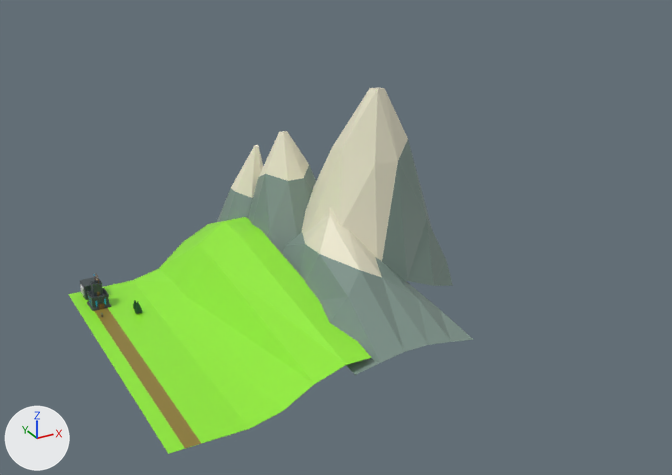
What one commit did to the Blender file Assets/Models/LD46_models.blend.
The view is the same before and after, from a 50 mm lens placed at (-71.0, -314.0, 163.0), pointed at (97.0, -6.0, 9.0). Lighting does not change. The marker at lower left points along +X, +Y and +Z.

Script lines for the objects in view, before the commit:
```python
me_cube = bpy.data.meshes.new('Cube')
me_cube.from_pydata(...)  # 772 vertices, 740 faces; spans x -3.46..3.74, y -3.7..3.65, z -4.13..8.04
me_cube.materials.append(mat_material)  # picture img_ld_8x8_palette_png_001
me_cube_001 = bpy.data.meshes.new('Cube.001')
me_cube_001.from_pydata(...)  # 88 vertices, 86 faces; spans x -24.6..42.4, y -72.8..40.4, z -5.2..19.9
me_cube_001.materials.append(mat_material)  # picture img_ld_8x8_palette_png_001
me_cube_008 = bpy.data.meshes.new('Cube.008')
me_cube_008.from_pydata(...)  # 144 vertices, 200 faces; spans x -27.6..46.5, y -78.2..44.4, z -20.1..57.2
me_cube_008.materials.append(mat_material)  # picture img_ld_8x8_palette_png_001
ob_castle = bpy.data.objects.new('Castle', me_cube)
ob_castle.location = (-0.1, -0.1, 3.6)
ob_ground = bpy.data.objects.new('Ground', me_cube_001)
ob_ground.location = (16.7, -26.2, 4.8)
ob_mountains = bpy.data.objects.new('Mountains', me_cube_008)
ob_mountains.location = (76.6, -22.4, 24.0)
```
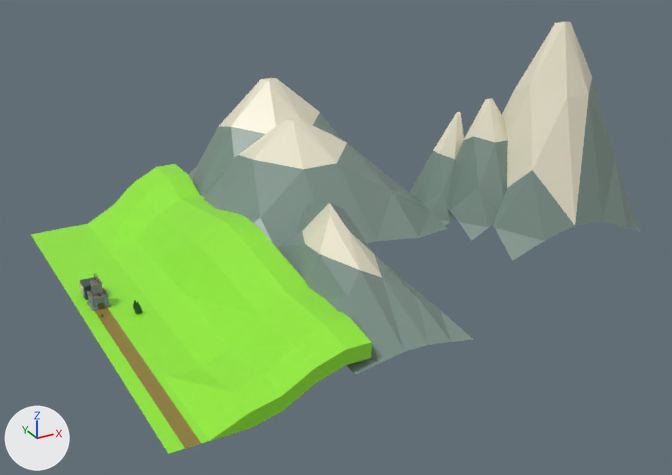
What differs and where, as boxes [x1, y1, x2, y2] in the pictures (672 x 475 px; the box of a moved part takes in the faces that stretch with it):
```json
{"object": "Mountains", "change": "reshaped", "before": [217, 88, 474, 375], "after": [189, 21, 641, 375], "on screen": "76% wider, 23% taller"}
{"object": "Ground", "change": "reshaped", "before": [68, 217, 371, 454], "after": [31, 164, 372, 454], "on screen": "12% wider, 22% taller"}
{"part": 1, "of": "me_cube", "change": "surface changed", "before": [87, 279, 111, 311], "after": [87, 279, 111, 311]}
{"part": 2, "of": "me_cube_001", "change": "built on", "before": [68, 221, 223, 314], "after": [31, 164, 245, 314]}
{"part": 3, "of": "me_cube_001", "change": "built on", "before": [208, 229, 371, 441], "after": [208, 229, 372, 441]}
{"part": 4, "of": "me_cube_008", "change": "moved or reshaped", "before": [248, 131, 316, 254], "after": [447, 98, 508, 240]}
{"part": 5, "of": "me_cube_008", "change": "moved or reshaped", "before": [217, 145, 263, 222], "after": [410, 112, 464, 225]}
{"part": 6, "of": "me_cube_008", "change": "moved or reshaped", "before": [302, 88, 453, 286], "after": [493, 21, 641, 261]}
{"part": 7, "of": "me_cube_008", "change": "added", "after": [199, 118, 447, 249]}
{"part": 8, "of": "me_cube_008", "change": "added", "after": [189, 78, 342, 192]}
```

Scene script edits in JSON lines:
```json
{"block": "me_cube", "where": "# used by ob_castle; location = (-0.1, -0.1, 3.6)"}
{"op": "remove", "block": "me_cube", "code": "me_cube.from_pydata(...)  # 772 vertices, 740 faces; spans x -3.46..3.74, y -3.7..3.65, z -4.13..8.04"}
{"op": "add", "block": "me_cube", "code": "me_cube.from_pydata(...)  # 844 vertices, 808 faces; spans x -3.46..3.74, y -3.7..3.65, z -4.13..8.04"}
{"block": "me_cube", "change": "me_cube part 1: 640 kept faces spanning x -3.46..3.74, y -3.55..3.65, z -4.07..5.42 get new texture (UV) coordinates"}
{"block": "me_cube_001", "where": "# used by ob_ground; location = (16.7, -26.2, 4.8)"}
{"op": "remove", "block": "me_cube_001", "code": "me_cube_001.from_pydata(...)  # 88 vertices, 86 faces; spans x -24.6..42.4, y -72.8..40.4, z -5.2..19.9"}
{"op": "add", "block": "me_cube_001", "code": "me_cube_001.from_pydata(...)  # 198 vertices, 196 faces; spans x -24.6..43.1, y -72.8..106.1, z -5.2..19.9"}
{"block": "me_cube_001", "change": "me_cube_001 part 2: 18 vertices moved from x -22.1..33.3, y 40.4, z -5.2..12.2 to x -22.1..33.3, y 48.3, z -5.2..16.0; 4 vertices removed from x -24.6..42.4, y 40.4, z -5.2..12.2; 70 vertices added at x -24.6..43.1, y 48.3..106.1, z -5.2..16.5"}
{"block": "me_cube_001", "change": "me_cube_001 part 3: 5 vertices moved from x 0.6..42.4, y -72.8, z -5.2..7.1 to x 0.6..42.4, y -72.8, z 0.2..12.5; 44 vertices added at x -24.6..42.4, y -59.7..-32.4, z -5.2..14.6"}
{"block": "me_cube_008", "where": "# used by ob_mountains; location = (76.6, -22.4, 24.0)"}
{"op": "remove", "block": "me_cube_008", "code": "me_cube_008.from_pydata(...)  # 144 vertices, 200 faces; spans x -27.6..46.5, y -78.2..44.4, z -20.1..57.2"}
{"op": "add", "block": "me_cube_008", "code": "me_cube_008.from_pydata(...)  # 252 vertices, 350 faces; spans x -33.6..153.5, y -78.2..129.8, z -28.0..67.1"}
{"block": "me_cube_008", "change": "me_cube_008 part 4: the loose piece of 36 vertices spanning x -24.7..17.4, y -9.7..34.5, z -19.4..35.2 is moved by (95.8, 0.0, 0.0)"}
{"block": "me_cube_008", "change": "me_cube_008 part 5: the loose piece of 36 vertices spanning x -27.6..4.3, y 10.8..44.4, z -20.1..26.0 is moved by (95.8, 0.0, 0.0)"}
{"block": "me_cube_008", "change": "me_cube_008 part 6: the loose piece of 36 vertices spanning x -15.7..46.5, y -41.2..22.8, z -19.0..57.2 is multiplied about its middle by the matrix ((1.204, -0.012, 0.016), (0.01, 1.195, 0.155), (-0.017, -0.155, 1.195)), then moved by (101.4, 19.8, 0.1)"}
{"block": "me_cube_008", "change": "me_cube_008 part 7: a new loose piece of 36 vertices spanning x -33.6..65.2, y -8.3..95.4, z -15.9..28.9, in mat_material (picture img_ld_8x8_palette_png_001)"}
{"block": "me_cube_008", "change": "me_cube_008 part 8: a new loose piece of 36 vertices spanning x -28.3..70.5, y 26.1..129.8, z -26.8..38.0, in mat_material (picture img_ld_8x8_palette_png_001)"}
```
